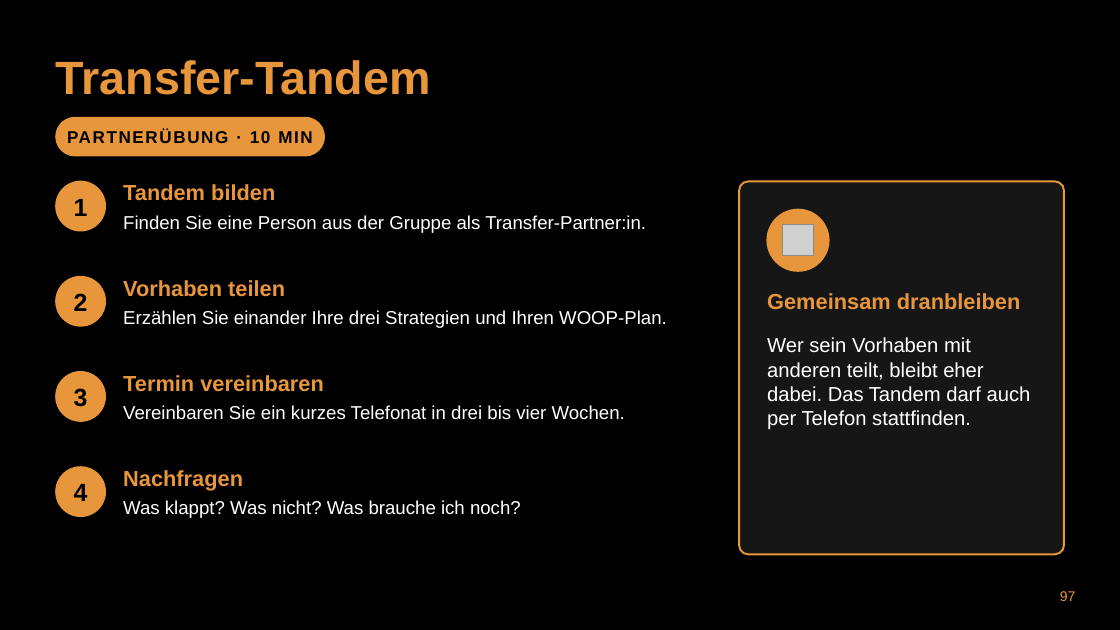
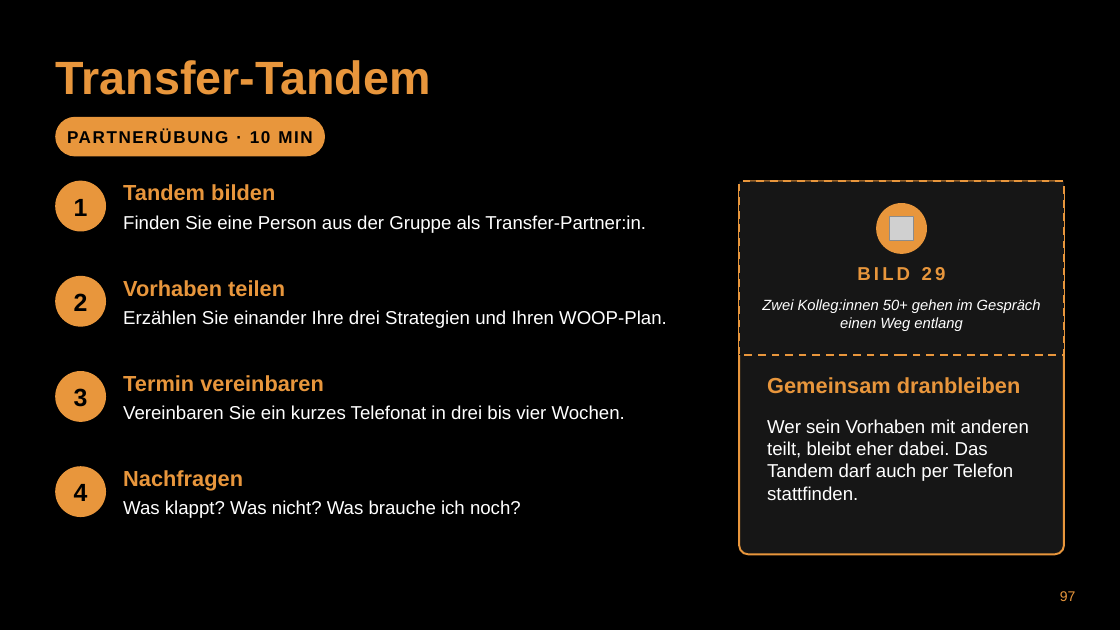
Before and after one commit to munderlohsven-dev/BVKT, a slide deck: slide 97 of praesentationen/zweitagesseminar_mentale_staerke_achtsamkeit/Zweitagesseminar_Mentale_Staerke_Achtsamkeit.pptx. Drawn at 1120x630 pixels with LibreOffice and Linux fonts; fonts in the diff are those of the drawing; grey boxes stand for pictures; background and template pictures are left out. Boxes give left, top, right and bottom in pixels: in the first picture for what was removed or moved away, otherwise in the second. Text is boxed around its words. In the diff, an @@ line names an element or a change of style, - is before the commit and + after.

```diff
--- a/praesentationen/zweitagesseminar_mentale_staerke_achtsamkeit/Zweitagesseminar_Mentale_Staerke_Achtsamkeit.pptx
+++ b/praesentationen/zweitagesseminar_mentale_staerke_achtsamkeit/Zweitagesseminar_Mentale_Staerke_Achtsamkeit.pptx
@@ rectangle added at bbox=[739, 181, 1064, 355], fill #161616, outline #E8963C 1.25 pt dashed @@
@@ ellipse: place and size @@
-ellipse at bbox=[767, 209, 829, 271]
+ellipse at bbox=[877, 204, 926, 253]
@@ picture removed at bbox=[783, 225, 814, 256] @@
@@ picture added at bbox=[889, 216, 914, 241] @@
@@ text added at bbox=[857, 267, 946, 280], 12 pt, text #E8963C, bold @@
+BILD 29
@@ text added at bbox=[762, 299, 1041, 331], 9.5 pt, text #FFFFFF, italic @@
+Zwei Kolleg:innen 50+ gehen im Gespräch einen Weg entlang
@@ text "Gemeinsam dranbleiben": place and size @@
-text "Gemeinsam dranbleiben" at bbox=[767, 293, 1021, 310]
+text "Gemeinsam dranbleiben" at bbox=[767, 377, 1021, 394]
@@ text "Wer sein Vorhaben mit anderen ...": place and size @@
-text "Wer sein Vorhaben mit anderen ..." at bbox=[767, 337, 1031, 430]
+text "Wer sein Vorhaben mit anderen ..." at bbox=[767, 419, 1029, 500]
@@ text "Wer sein Vorhaben mit anderen ..." at bbox=[767, 419, 1029, 500]: size 13 to 12 pt @@
```
Also in this commit, not shown: 28 other slides changed, 7 other files.
